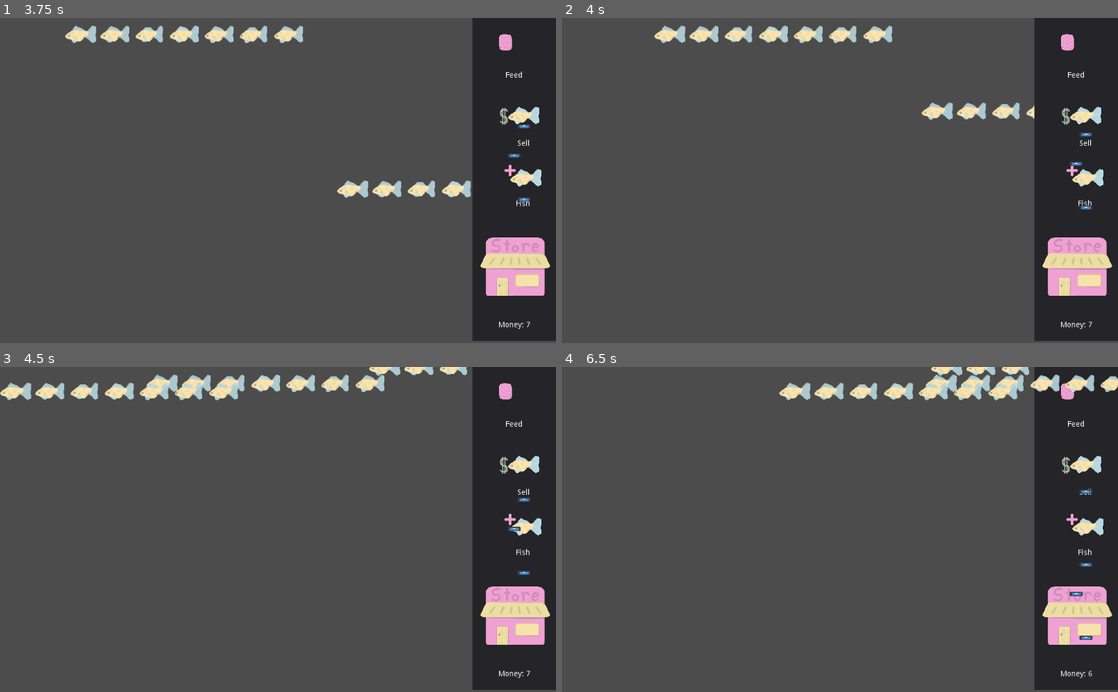
Above: before the commit, frames 1-4 (two rows, left to right).
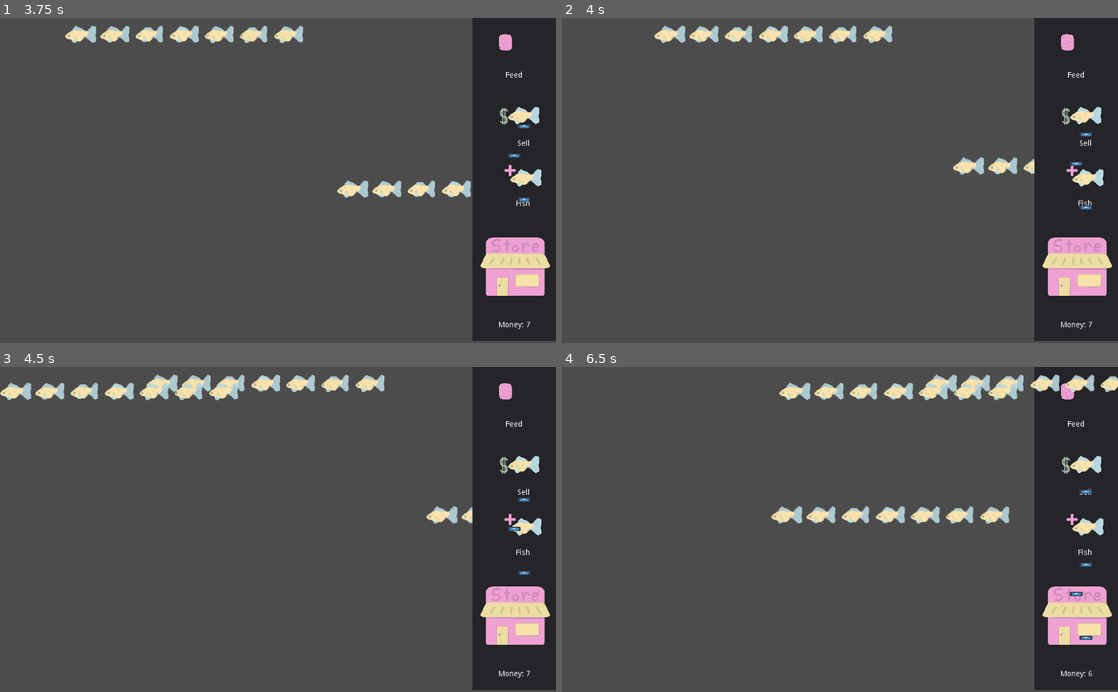
Above: after the commit, the same moments.

Repository: Struckdown/oohgamejam2020
Game: Godot game, scene res://Scenes/World.tscn
The game is run twice, just before and just after one commit, with the same random seed, the same clock (stepped at 60 frames per second) and the same inputs. The engine's default icon, where the game draws it, is replaced by a stand-in: a white triangle on a blue panel in a dark square.
Inputs:
- Up to frame 1 (3.75 s): click "Feed" at 0.5 s; click "Sell" at 1.25 s; click "Fish" at 2 s; click "Feed" at 2.75 s; click "Sell" at 3.5 s
- Up to frame 2 (4 s): no input
- Up to frame 3 (4.5 s): click "Fish" at 4.25 s
- Up to frame 4 (6.5 s): click "Feed" at 5 s; click "Sell" at 5.75 s

Frame 1 is identical in both runs. In frame 2, 1.1% of the frame differs, in the area x 64-85%, y 25-49%; in frame 3, 0.6%; in frame 4, 1.7%, in the area x 37-84%, y 0-49%.

Commit message:
fixed pellet following

Diff:
--- a/src/Scripts/Fish.gd
+++ b/src/Scripts/Fish.gd
@@ -23,9 +23,8 @@
 	if chase_flag == 0:
 		swim_passive(delta)
 	else:
-		chase_direction = (chase_food.position - position).normalized()
-		position.x -= chase_direction.y * delta * CHASE_SPEED
-		position.y += chase_direction.x * delta * CHASE_SPEED
+		chase_direction = (chase_food.global_position - position).normalized()
+		position += chase_direction * delta * CHASE_SPEED
 		position.x = clamp(position.x, 0, screen_size.x)
 		position.y = clamp(position.y, 0, screen_size.y)
 
@@ -49,7 +48,9 @@
 
 
 func _on_Fish_area_entered(area):
-	print(area.name)
 	if chase_flag == 0 and area.name == 'Pellet':
 		chase_food = area
 		chase_flag = 1
+
+func end_chase():
+	chase_flag = 0
--- a/src/Scripts/eat_area.gd
+++ b/src/Scripts/eat_area.gd
@@ -17,4 +17,7 @@
 
 
 func _on_eat_area_area_entered(area):
-	print('Yum')
+	if area.name == 'Pellet':
+		get_owner().end_chase()
+		print('Yum')
+		area.queue_free()
